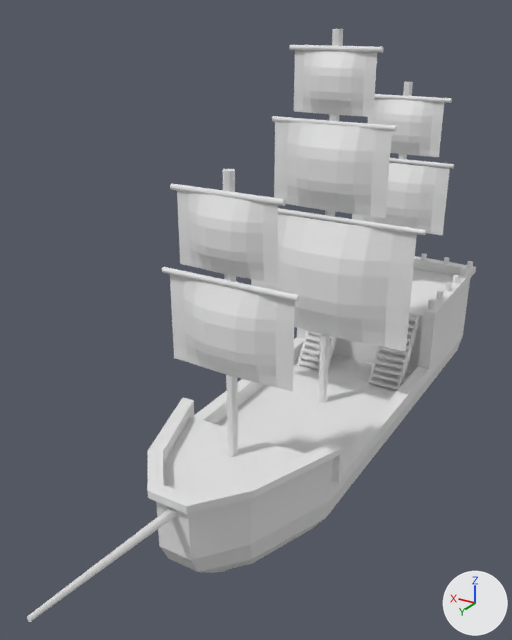
A saved change to the OBJ model resources/ship.obj.
Both versions are drawn from a 50 mm camera at (-6.93, 16.53, 10.06) aimed at (0.64, 3.91, 3.75). Every picture has the same lights, and +X, +Y and +Z are marked at lower right. Where no turn or scale is listed for an object, it has been applied to the vertices. Vertices at the same position are counted once.

The older version as bpy lines, for what is in view:
```python
me_cube = bpy.data.meshes.new('Cube')
me_cube.from_pydata(...)  # 462 vertices, 356 faces; spans x -2.4..2.4, y -5.1..11.5, z -1.0..9.8
me_cube_001 = bpy.data.meshes.new('Cube.001')
me_cube_001.from_pydata(...)  # 81 vertices, 64 faces; spans x -1.42..1.39, y 5.99..6.34, z 3.49..5.39
me_cube_004 = bpy.data.meshes.new('Cube.004')
me_cube_004.from_pydata(...)  # 81 vertices, 64 faces; spans x -1.42..1.44, y 1.71..2.07, z 5.88..7.82
ob_cube = bpy.data.objects.new('Cube', me_cube)
ob_cube.location = (0.0, 0.0, 0.0)
ob_cube_001 = bpy.data.objects.new('Cube.001', me_cube_001)
ob_cube_001.location = (0.0, 0.0, 0.0)
ob_cube_004 = bpy.data.objects.new('Cube.004', me_cube_004)
ob_cube_004.location = (0.0, 0.0, 0.0)
# also in view: 'Cube.008' at (0.0, -0.52, 1.61); 'Cube.002' at (0.0, 6.18, 6.35); 'Cube.003' at (-0.01, 1.93, 4.17); 'Cube.005' at (0.01, 1.8, 8.7); 'Cube.007' at (0.0, -2.87, 7.19)
```
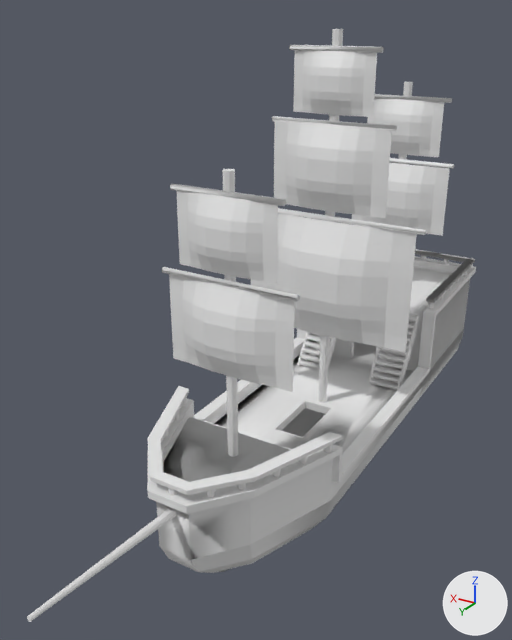
The newer file is also rescaled (x3.0), turned or shifted as a whole; pictures and numbers use the older file's frame.

Changed parts and their boxes [x1, y1, x2, y2] in the pictures (512 x 640 px):
'Cube.017', added: after [147, 386, 343, 495]
'Cube.015', added: after [415, 249, 475, 303]
'Cylinder.007', added: after [182, 397, 332, 453]
'Cylinder.006', added: after [173, 411, 307, 464]
'Cylinder.003', added: after [206, 489, 215, 497]
'Cylinder.005', added: after [165, 429, 280, 477]
'Cylinder.002', added: after [168, 488, 177, 496]
'Cylinder.004', added: after [237, 483, 246, 490]
part 1 of me_cube, added: after [217, 46, 425, 454]

The change, as a diff of the scene's bpy script:
```diff
--- a/resources/ship.obj.py
+++ b/resources/ship.obj.py
@@ me_cube @@
-me_cube.from_pydata(...)  # 462 vertices, 356 faces; spans x -2.4..2.4, y -5.1..11.5, z -1.0..9.8
+me_cube.from_pydata(...)  # 1102 vertices, 1118 faces, 2 loose edges; spans x -2.4..2.4, y -5.1..11.5, z -1.0..9.8
+# me_cube part 1: 448 vertices added at x -2.4..2.4, y -4.9..8.0, z -1.0..9.5
@@ ob_cylinder_007 @@
+ob_cylinder_007 = bpy.data.objects.new('Cylinder.007', me_cylinder_007)  # 24 vertices, 16 faces; spans x -1.81..1.99, y 3.84..4.01, z -0.26..0.07
+ob_cylinder_007.location = (-0.09, 1.24, 2.04)
@@ ob_cylinder_006 @@
+ob_cylinder_006 = bpy.data.objects.new('Cylinder.006', me_cylinder_006)  # 24 vertices, 16 faces; spans x -1.56..1.74, y 4.47..4.64, z -0.22..0.07
+ob_cylinder_006.location = (-0.09, 1.24, 2.04)
@@ ob_cylinder_005 @@
+ob_cylinder_005 = bpy.data.objects.new('Cylinder.005', me_cylinder_005)  # 24 vertices, 16 faces; spans x -1.33..1.52, y 5.15..5.32, z -0.18..0.06
+ob_cylinder_005.location = (-0.09, 1.24, 2.04)
@@ ob_cylinder_004 @@
+ob_cylinder_004 = bpy.data.objects.new('Cylinder.004', me_cylinder_004)  # 24 vertices, 16 faces; spans x -1.0..1.18, y 5.87..6.04, z -0.15..0.09
+ob_cylinder_004.location = (-0.09, 1.24, 2.04)
@@ ob_cylinder_003 @@
+ob_cylinder_003 = bpy.data.objects.new('Cylinder.003', me_cylinder_003)  # a 6-sided cylinder along z spanning x -0.621..-0.475, y 6.355..6.524, z -0.148..0.086; a 6-sided cylinder along z spanning x 0.659..0.805, y 6.355..6.524, z -0.148..0.086
+ob_cylinder_003.location = (-0.09, 1.24, 2.04)
@@ ob_cylinder_002 @@
+ob_cylinder_002 = bpy.data.objects.new('Cylinder.002', me_cylinder_002)  # a 6-sided cylinder along z spanning x 0.019..0.165, y 6.666..6.834, z -0.164..0.07
+ob_cylinder_002.location = (-0.09, 1.24, 2.04)
@@ ob_cube_017 @@
+ob_cube_017 = bpy.data.objects.new('Cube.017', me_cube_017)  # 28 vertices, 26 faces; spans x -1.98..2.17, y 3.76..6.87, z 0.05..0.14
+ob_cube_017.location = (-0.09, 1.24, 2.04)
@@ ob_cube_015 @@
+ob_cube_015 = bpy.data.objects.new('Cube.015', me_cube_015)  # 28 vertices, 26 faces; spans x -1.86..2.04, y -6.21..-2.19, z 0.99..1.08
+ob_cube_015.location = (-0.09, 1.24, 2.04)
```
